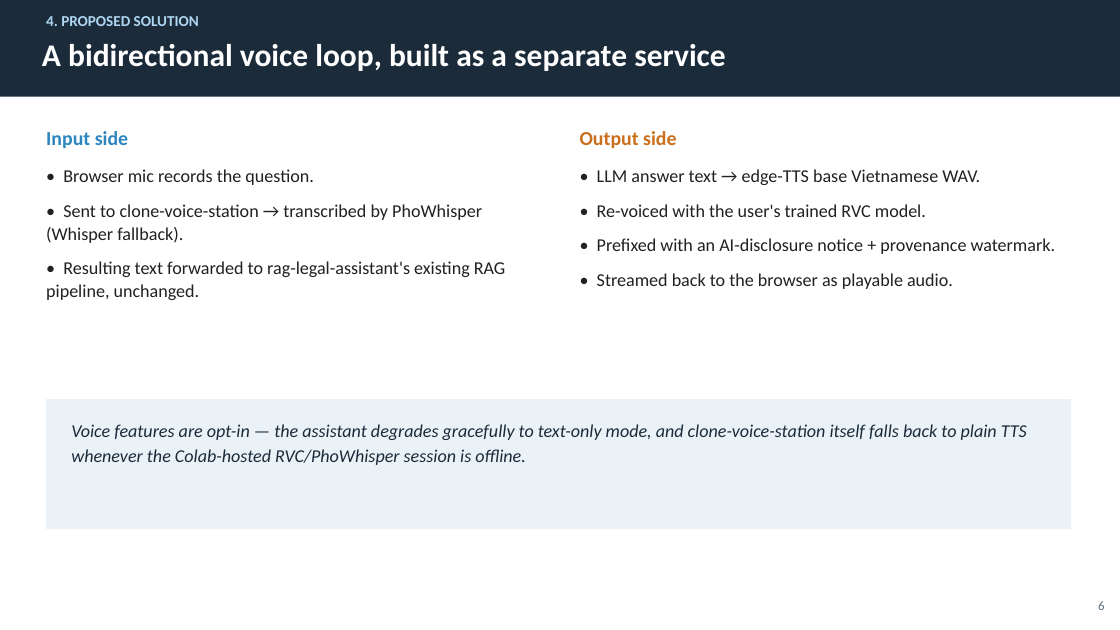
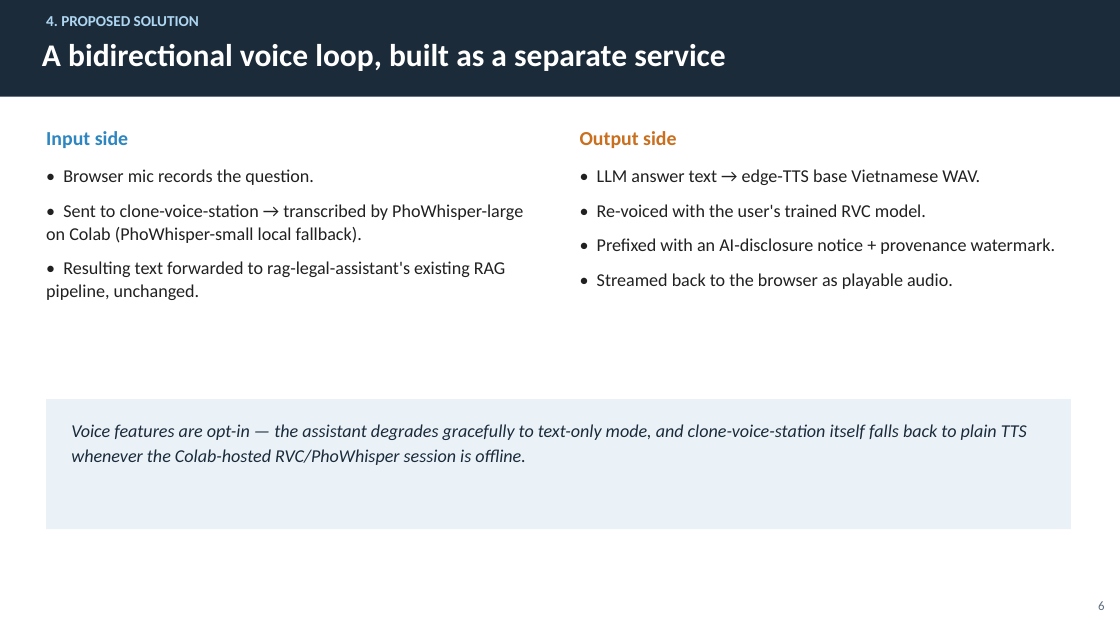
Before and after one commit to BaoNHN/rag-legal-assistant-voice, a slide deck: slide 6 of Thesis_Defense_24MSE23204.pptx. Drawn at 1120x630 pixels with LibreOffice and Linux fonts; fonts in the diff are those of the drawing. Boxes give left, top, right and bottom in pixels: in the first picture for what was removed or moved away, otherwise in the second. Text is boxed around its words. In the diff, an @@ line names an element or a change of style, - is before the commit and + after.

```diff
--- a/Thesis_Defense_24MSE23204.pptx
+++ b/Thesis_Defense_24MSE23204.pptx
@@ text at bbox=[46, 204, 523, 243]: text changed @@
-• Sent to clone-voice-station → transcribed by PhoWhisper (Whisper fallback).
+• Sent to clone-voice-station → transcribed by PhoWhisper-large on Colab (PhoWhisper-small local fallback).
```
Also in this commit, not shown: 7 other slides changed.
